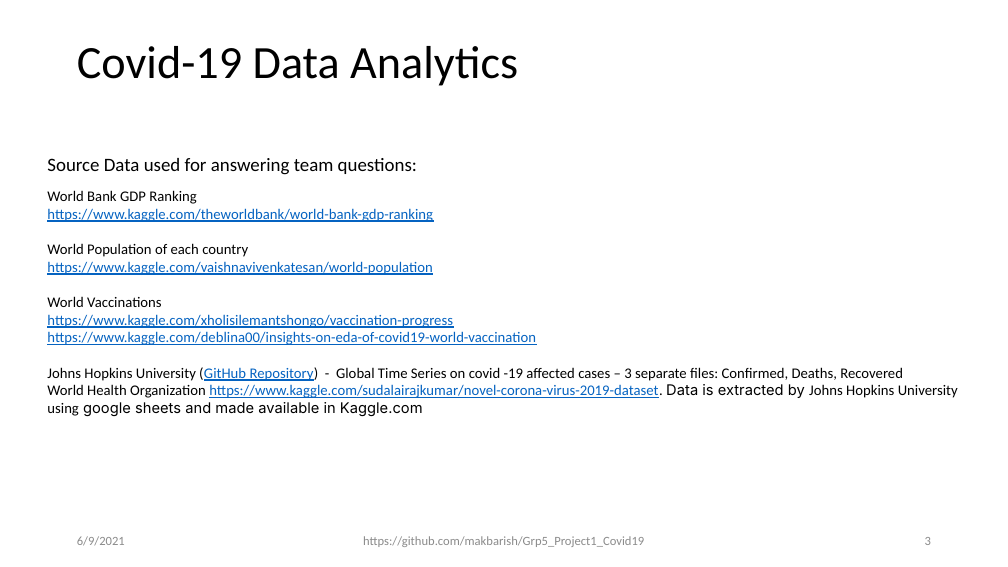
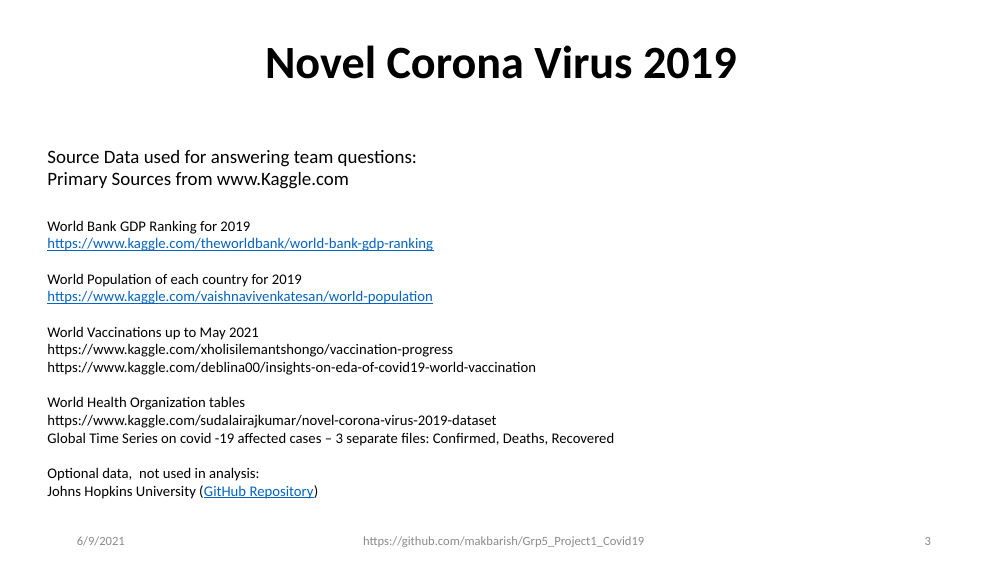
Before and after one commit to makbarish/Grp5_Project1_Covid19, a slide deck: slide 3 of Clay/Novel_Corona_Virus_2019.pptx. Drawn at 1008x567 pixels with LibreOffice and Linux fonts; fonts in the diff are those of the drawing. Boxes give left, top, right and bottom in pixels: in the first picture for what was removed or moved away, otherwise in the second. Text is boxed around its words. In the diff, an @@ line names an element or a change of style, - is before the commit and + after.

Commit message:
ppt

```diff
--- a/Clay/Novel_Corona_Virus_2019.pptx
+++ b/Clay/Novel_Corona_Virus_2019.pptx
@@ title at bbox=[265, 45, 737, 79]: text changed; bold on @@
-Covid-19 Data Analytics
+Novel Corona Virus 2019
@@ text "Source Data used for answering ...": place and size @@
-text "Source Data used for answering ..." at bbox=[47, 158, 417, 175]
+text "Source Data used for answering ..." at bbox=[47, 150, 417, 189]
@@ text at bbox=[47, 172, 349, 189]: paragraph added @@
+Primary Sources from www.Kaggle.com
@@ text "World Bank GDP Ranking for ...": place and size @@
-text "World Bank GDP Ranking for ..." at bbox=[47, 190, 958, 416]
+text "World Bank GDP Ranking for ..." at bbox=[47, 220, 615, 499]
@@ text at bbox=[47, 220, 250, 234]: text changed @@
-World Bank GDP Ranking
+World Bank GDP Ranking for 2019
@@ text at bbox=[47, 273, 302, 287]: text changed @@
-World Population of each country
+World Population of each country for 2019
@@ text at bbox=[47, 326, 259, 340]: text changed @@
-World Vaccinations
+World Vaccinations up to May 2021
@@ text at bbox=[47, 343, 536, 375]: text colour #0563C1 to #000000, underline off in "https://www.kaggle.com/xholisilemantshongo/vaccination-progr ...", "https://www.kaggle.com/deblina00/insights-on-eda-of-covid19- ..." @@
@@ text at bbox=[47, 396, 615, 499]: text changed @@
-Johns Hopkins University (GitHub Repository) - Global Time Series on covid -19 affected cases – 3 separate files: Confirmed, Deaths, Recovered
-World Health Organization https://www.kaggle.com/sudalairajkumar/novel-corona-virus-2019-dataset. Data is extracted by Johns Hopkins University using google sheets and made available in Kaggle.com
+World Health Organization tables
+https://www.kaggle.com/sudalairajkumar/novel-corona-virus-2019-dataset
+Global Time Series on covid -19 affected cases – 3 separate files: Confirmed, Deaths, Recovered
+Optional data, not used in analysis:
+Johns Hopkins University (GitHub Repository)
```
Also in this commit, not shown: 7 other slides changed, 2 slides added, 1 other file.
